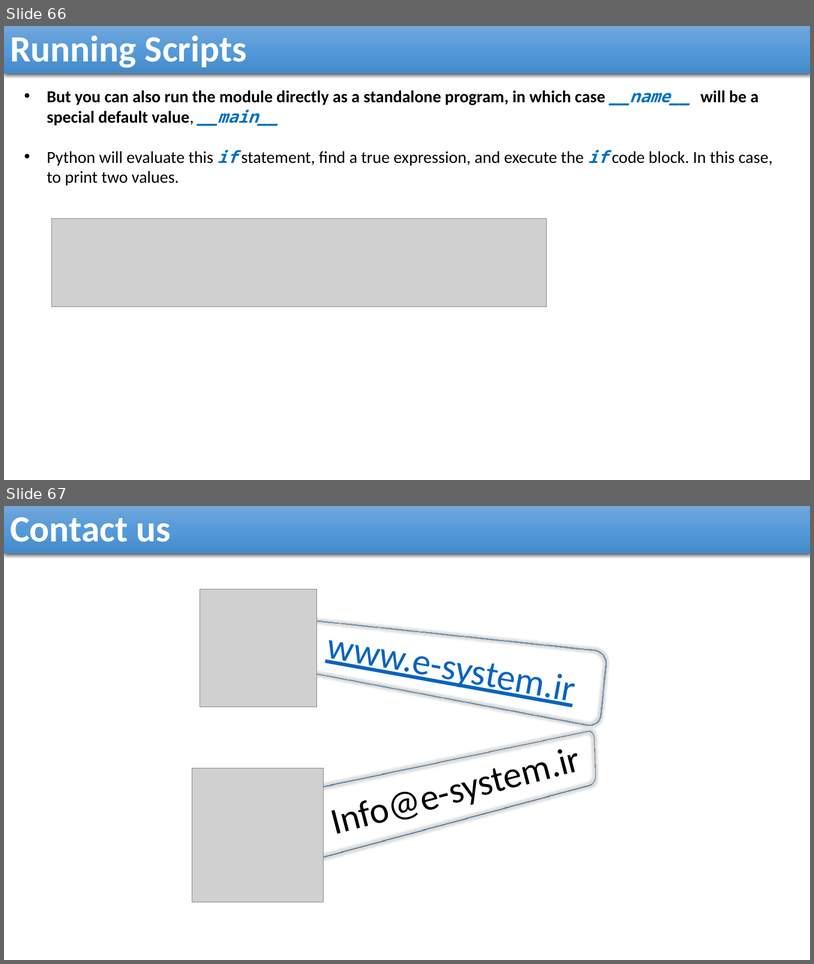
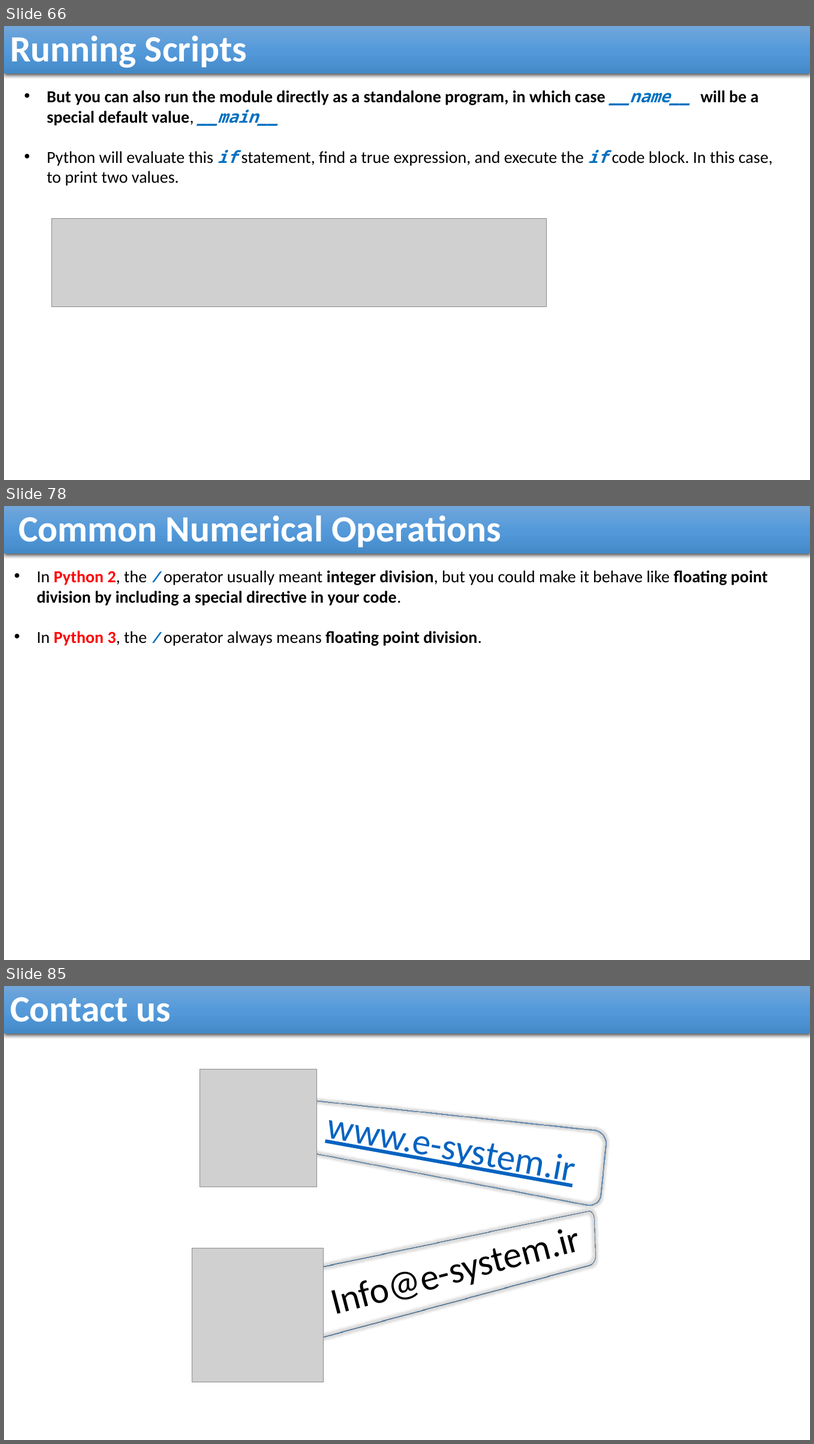
Before and after one commit to reza-arjmandi/rpi-course, a slide deck: session2/presentation/Python Basics.pptx. Shown one above the other, each under a label of ours: slides 66 and 67 before the commit, slides 66, 78 and 85 after it; the slides between them are not shown. The pictures are 814x964 and 814x1444 pixels, drawn with LibreOffice and Linux fonts; fonts in the diff are those of the drawing; grey boxes stand for pictures. Boxes give left, top, right and bottom in pixels: in the first picture for what was removed or moved away, otherwise in the second. Text is boxed around its words. In the diff, an @@ line names an element or a change of style, - is before the commit and + after.

Commit message:
Python basics presentation file updated

```diff
--- a/session2/presentation/Python Basics.pptx
+++ b/session2/presentation/Python Basics.pptx
@@ slide 78 added at (4, 506, 810, 960), background #FFFFFF @@
@@ rectangle added at (4, 506, 810, 554), fill gradient #71A6DB to #559BDB to #448ACA, 44 pt, text #FFFFFF, bold @@
+Common Numerical Operations
@@ text added at (37, 570, 768, 646), 20 pt, text #000000, bold @@
+• In Python 2, the / operator usually meant integer division, but you could make it behave like floating point division by including a special directive in your code.
+• In Python 3, the / operator always means floating point division.
@@ what was slide 67 is now slide 85 @@
```
Also in this commit, not shown: 17 other slides added.
